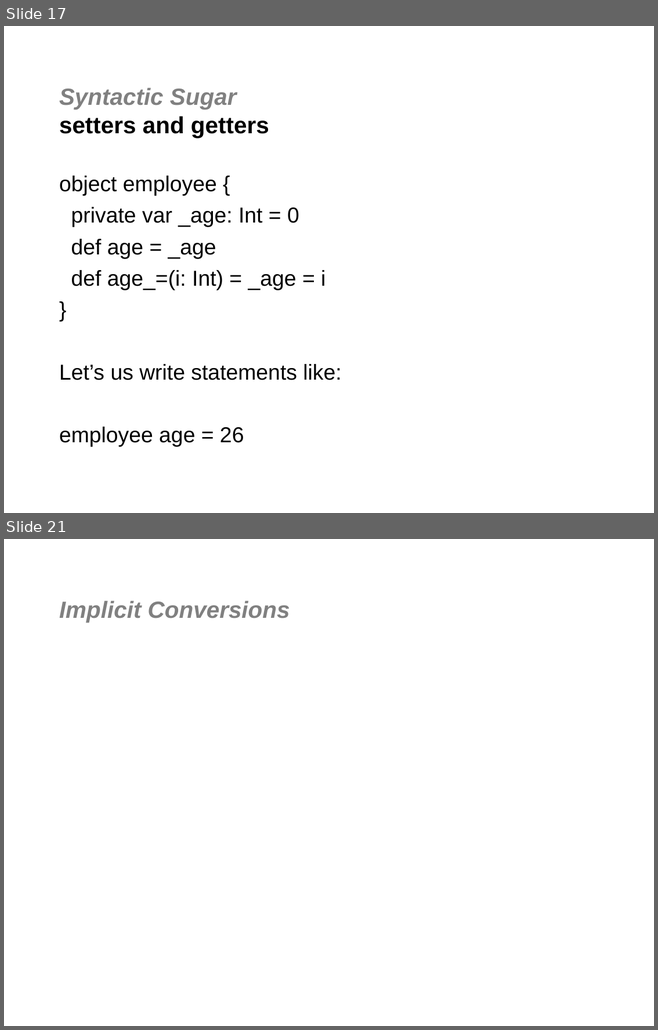
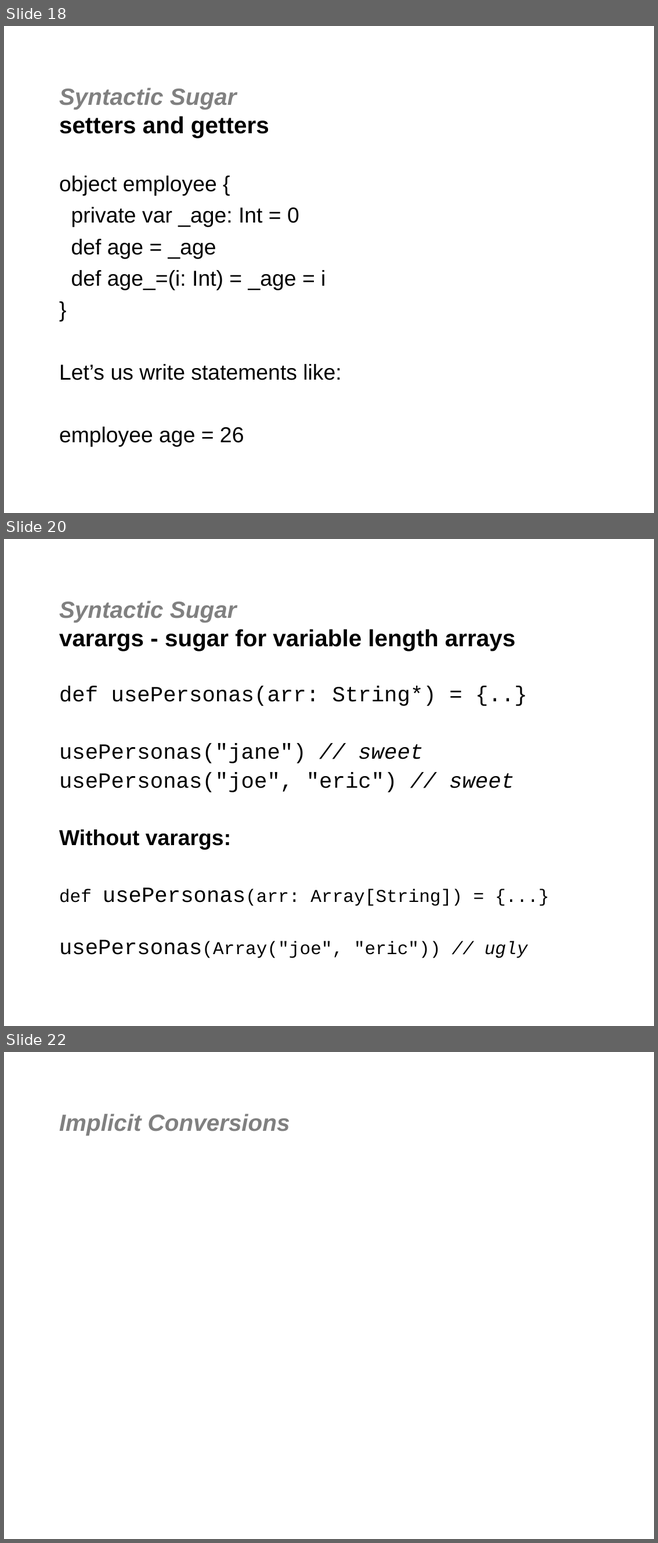
Before and after one commit to jgoodsen/agile2010, a slide deck: dsl.ppt. Shown one above the other, each under a label of ours: slides 17 and 21 before the commit, slides 18, 20 and 22 after it; the slides between them are not shown. The pictures are 658x1030 and 658x1543 pixels, drawn with LibreOffice and Linux fonts; fonts in the diff are those of the drawing; background and template pictures are left out. Boxes give left, top, right and bottom in pixels: in the first picture for what was removed or moved away, otherwise in the second. Text is boxed around its words. In the diff, an @@ line names an element or a change of style, - is before the commit and + after.

```diff
--- a/dsl.ppt
+++ b/dsl.ppt
@@ slide 20 added at (4,539,654,1026), background #FFFFFF @@
@@ title added at (59,601,515,650), 26 pt, text #000000, bold @@
+Syntactic Sugar
+varargs - sugar for variable length arrays
@@ text added at (59,686,528,958), 24 pt, text #000000 @@
+def usePersonas(arr: String*) = {..}
+usePersonas("jane") // sweet
+usePersonas("joe", "eric") // sweet
+Without varargs:
+def usePersonas(arr: Array[String]) = {...}
+usePersonas(Array("joe", "eric")) // ugly
@@ what was slide 17 is now slide 18 @@
@@ what was slide 21 is now slide 22 @@
```
Also in this commit, not shown: 1 other slide added, 1 slide removed, 1 other file.
